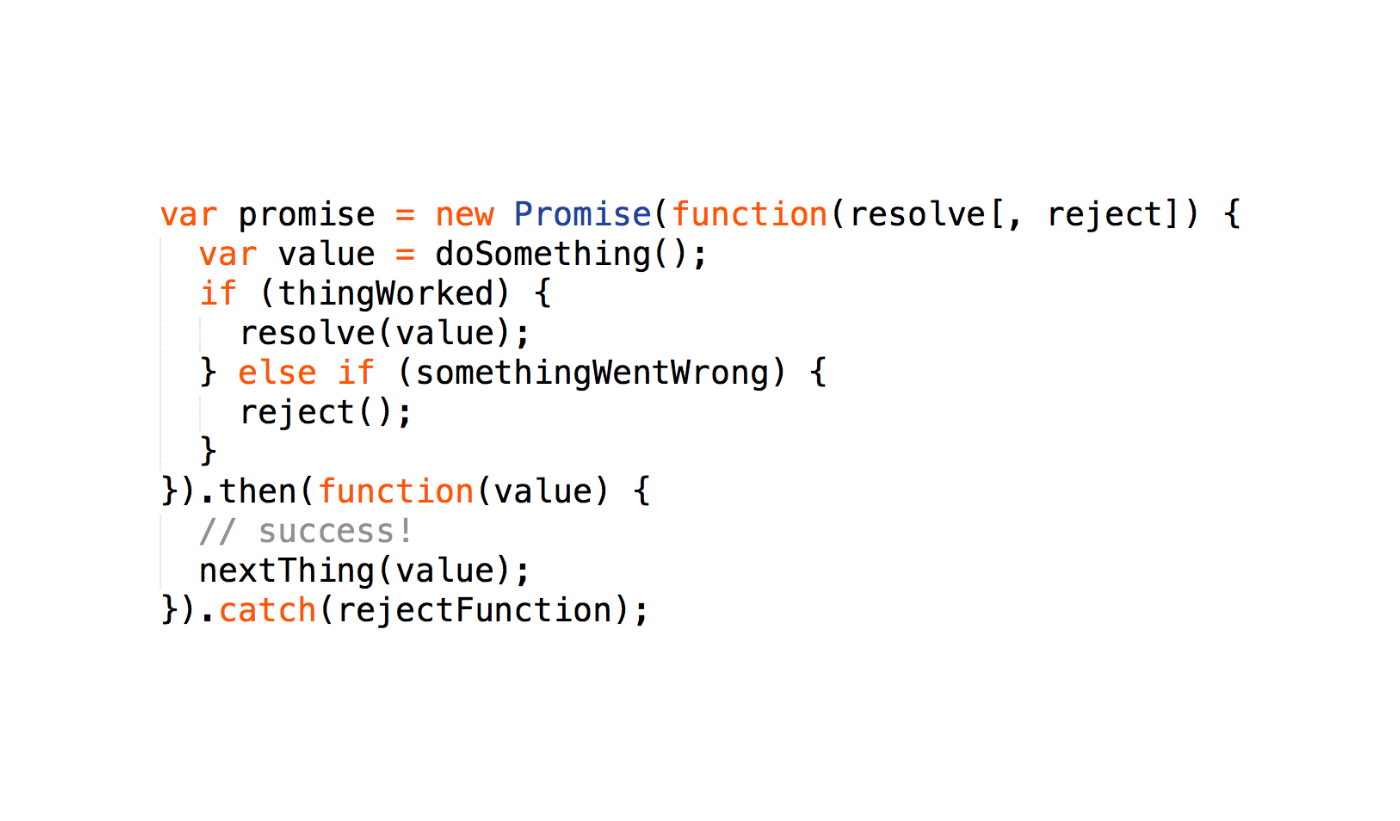
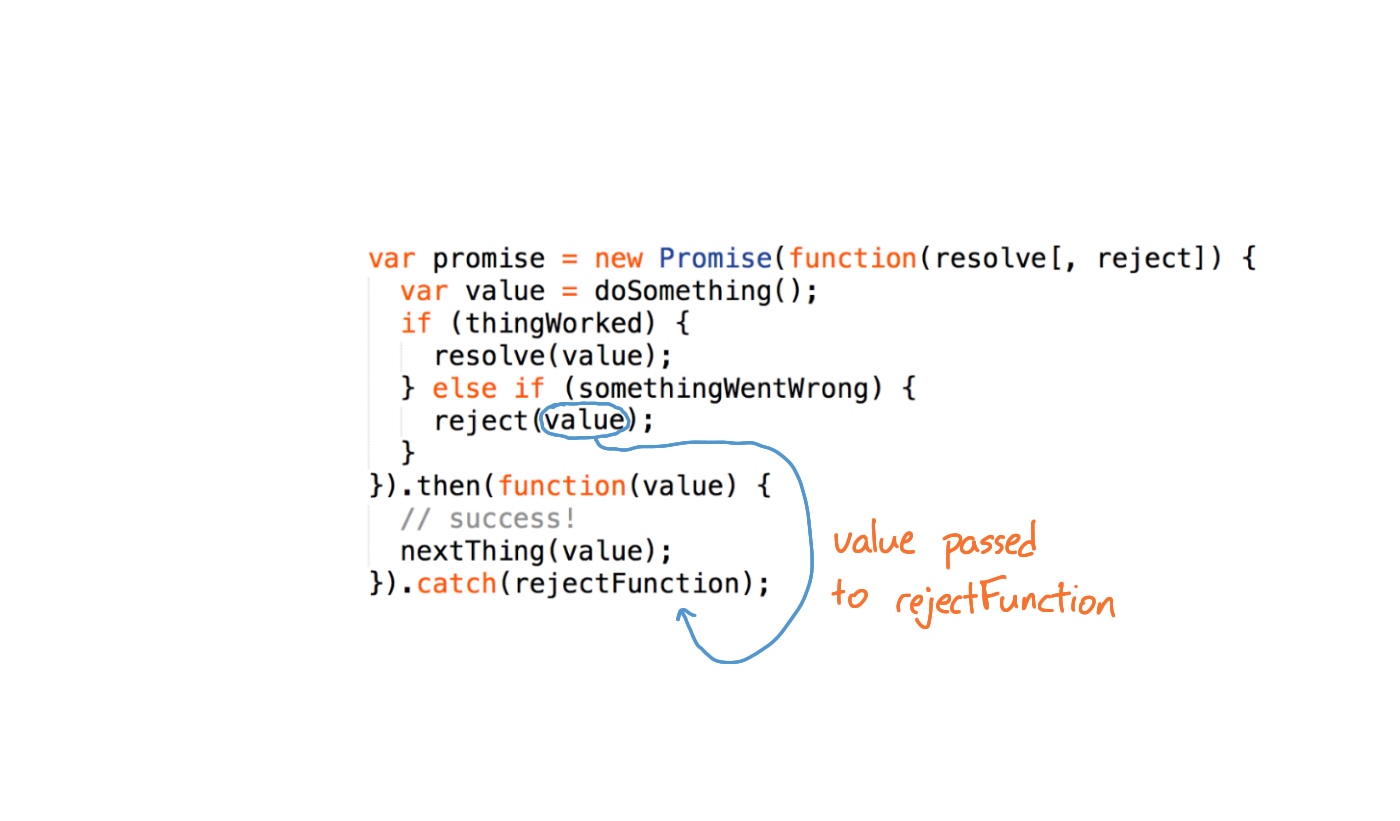
Revision of a layered 1400x821 image; what changed, layer by layer:
added layer "Layer2-1" above "Layer3" over [365, 239, 1256, 664]
hid "Layer2", painted on it over [159, 197, 1256, 630]
